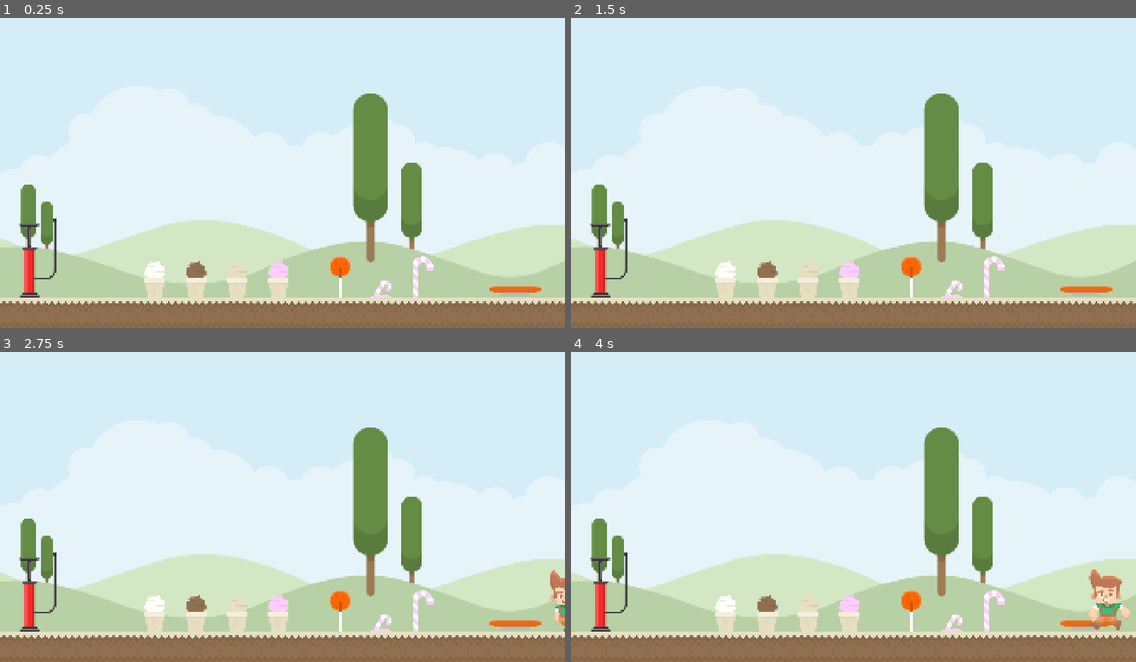
Above: before the commit, frames 1-4 (two rows, left to right).
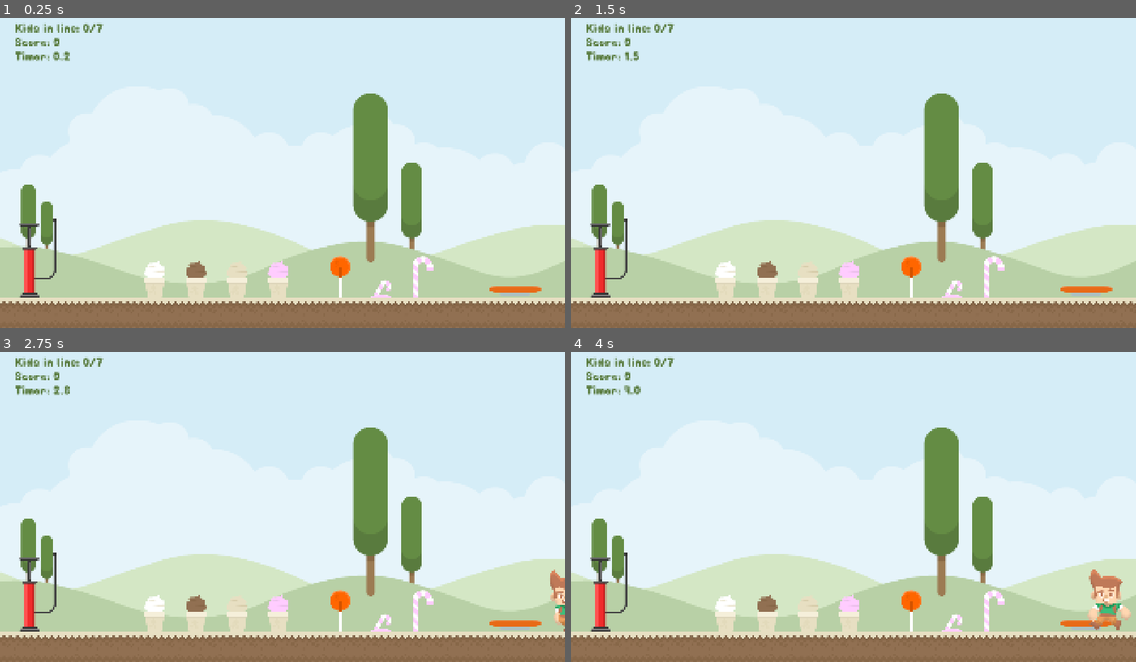
Above: after the commit, the same moments.

Repository: lazaromenezes/zen-jam-10
Game: Godot game, scene res://src/screens/map_sandbox.tscn
Two runs of this game, one before a commit and one after it. Both use one fixed random seed, a clock stepped at 60 frames per second and the inputs below. This scene is started directly instead of the project's main scene.
Inputs:
- Up to frame 1 (0.25 s): no input
- Up to frame 2 (1.5 s): tap Enter (ui_accept) at 0.5, 0.77, 1.25 s
- Up to frame 3 (2.75 s): tap Enter (ui_accept) at 1.52 s
- Up to frame 4 (4 s): tap Enter (ui_accept) at 3.02, 3.77 s

The runs differ from the first frame. In frame 1, 0.6% of the frame differs, in the area x 2-19%, y 1-14%; in frame 2, 0.5%; in frame 3, 0.6%; in frame 4, 0.6%.

Commit message:
HUD with timer, score and line count

Diff:
--- a/src/objects/line_manager/line_manager.gd
+++ b/src/objects/line_manager/line_manager.gd
@@ -2,20 +2,26 @@
 extends Node2D
 
 signal updated_line(count: int)
+signal scored(score: int)
 
 @export var _kid_scene: PackedScene
 @export var _initial_delay: float = 8
 @export var _timer: Timer
 @export var _max_kids_inline: int = 7
+@export var _bounce_score: int = 100
 
 var _current_delay: float
 var _line_count: int
+var _score: int
 
 func _ready() -> void:
 	_spawn_kid.call_deferred()
 	_current_delay = _initial_delay
 	_timer.start(_current_delay)
 	_timer.timeout.connect(_on_timeout)
+
+func get_max_kids_inline() -> int:
+	return _max_kids_inline
 
 func _spawn_kid() -> void:
 	var kid := _kid_scene.instantiate() as Kid
@@ -39,3 +45,5 @@
 func _on_bouncing() -> void:
 	_line_count -= 1
 	updated_line.emit(_line_count)
+	_score += _bounce_score
+	scored.emit(_score)
--- a/src/screens/map_sandbox.tscn
+++ b/src/screens/map_sandbox.tscn
@@ -1,10 +1,11 @@
-[gd_scene load_steps=6 format=3 uid="uid://mmqxg0bi13is"]
+[gd_scene load_steps=7 format=3 uid="uid://mmqxg0bi13is"]
 
 [ext_resource type="PackedScene" uid="uid://be1xgfh0oiw3a" path="res://src/screens/world.tscn" id="1_6bjex"]
 [ext_resource type="PackedScene" uid="uid://ctma3i7b8fmom" path="res://src/objects/stall/stall.tscn" id="3_72gge"]
 [ext_resource type="PackedScene" uid="uid://ofv6rsepmowu" path="res://src/objects/trampoline/trampoline.tscn" id="4_wi58j"]
 [ext_resource type="PackedScene" uid="uid://800wfkpanl56" path="res://src/common/music/audio_stream_player.tscn" id="5_6bjex"]
 [ext_resource type="PackedScene" uid="uid://bljutboc7t788" path="res://src/objects/line_manager/line_manager.tscn" id="5_ly8hd"]
+[ext_resource type="PackedScene" uid="uid://xr5vjn6vkac5" path="res://src/ui/hud/hud.tscn" id="6_ukbjh"]
 
 [node name="MapSandbox" type="Node2D"]
 
@@ -21,3 +22,6 @@
 position = Vector2(2105, 821)
 
 [node name="AudioStreamPlayer" parent="." instance=ExtResource("5_6bjex")]
+
+[node name="HUD" parent="." node_paths=PackedStringArray("_line_manager") instance=ExtResource("6_ukbjh")]
+_line_manager = NodePath("../LineManager")
--- /dev/null
+++ b/src/ui/hud/hud.gd
@@ -0,0 +1,23 @@
+class_name HUD
+extends MarginContainer
+
+@export var _in_line_label: Label
+@export var _score_label: Label
+@export var _timer_label: Label
+@export var _line_manager: LineManager
+
+@onready var _start_time := Time.get_ticks_msec()
+
+func _ready() -> void:
+	_line_manager.updated_line.connect(_on_update_in_line_count)
+	_line_manager.scored.connect(_on_update_score)
+	_on_update_in_line_count(0)
+
+func _process(delta: float) -> void:
+	_timer_label.text = "Timer: %.1f" % [(Time.get_ticks_msec() - _start_time)/1000.0]
+
+func _on_update_in_line_count(count: int) -> void:
+	_in_line_label.text = "Kids in line: " + str(count) + "/" + str(_line_manager.get_max_kids_inline())
+
+func _on_update_score(score: int) -> void:
+	_score_label.text = "Score: " + str(score)
--- /dev/null
+++ b/src/ui/hud/hud.tscn
@@ -0,0 +1,33 @@
+[gd_scene load_steps=3 format=3 uid="uid://xr5vjn6vkac5"]
+
+[ext_resource type="Script" uid="uid://bpg1mhyhdxjo0" path="res://src/ui/hud/hud.gd" id="1_jobw0"]
+
+[sub_resource type="LabelSettings" id="LabelSettings_6bjex"]
+font_size = 42
+font_color = Color(0.34902, 0.482353, 0.243137, 1)
+
+[node name="HUD" type="MarginContainer" node_paths=PackedStringArray("_in_line_label", "_score_label", "_timer_label")]
+theme_override_constants/margin_left = 50
+theme_override_constants/margin_top = 40
+script = ExtResource("1_jobw0")
+_in_line_label = NodePath("VBoxContainer/InLIne")
+_score_label = NodePath("VBoxContainer/Score")
+_timer_label = NodePath("VBoxContainer/Timer")
+
+[node name="VBoxContainer" type="VBoxContainer" parent="."]
+layout_mode = 2
+
+[node name="InLIne" type="Label" parent="VBoxContainer"]
+layout_mode = 2
+text = "Kids in line: 0/0"
+label_settings = SubResource("LabelSettings_6bjex")
+
+[node name="Score" type="Label" parent="VBoxContainer"]
+layout_mode = 2
+text = "Score: 0"
+label_settings = SubResource("LabelSettings_6bjex")
+
+[node name="Timer" type="Label" parent="VBoxContainer"]
+layout_mode = 2
+text = "Time: 0.0"
+label_settings = SubResource("LabelSettings_6bjex")
Not shown, added: src/ui/hud/hud.gd.uid
